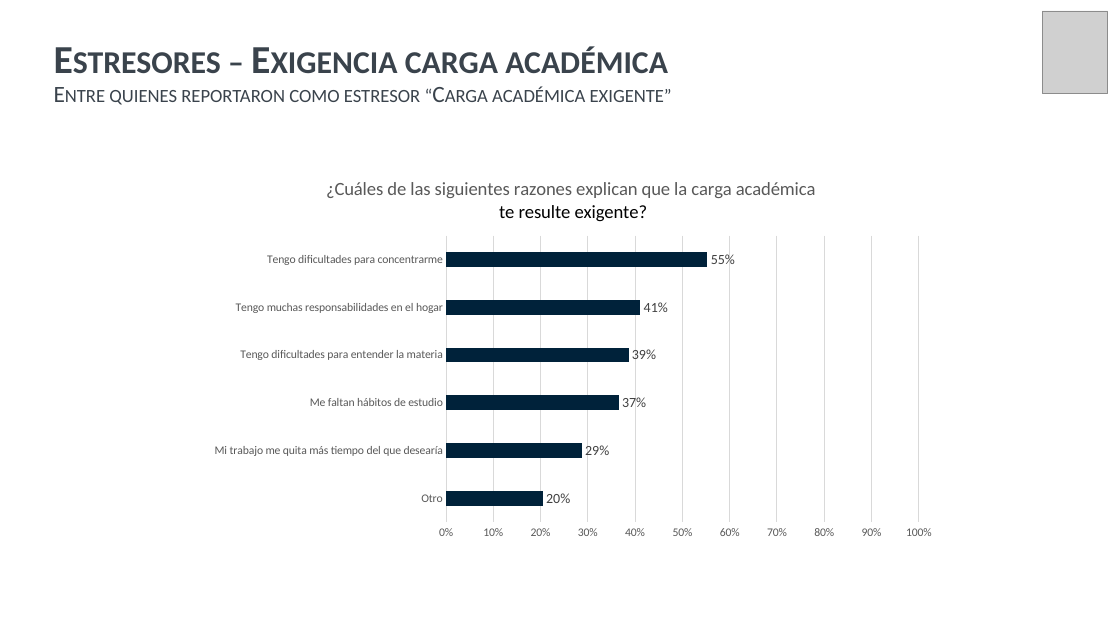
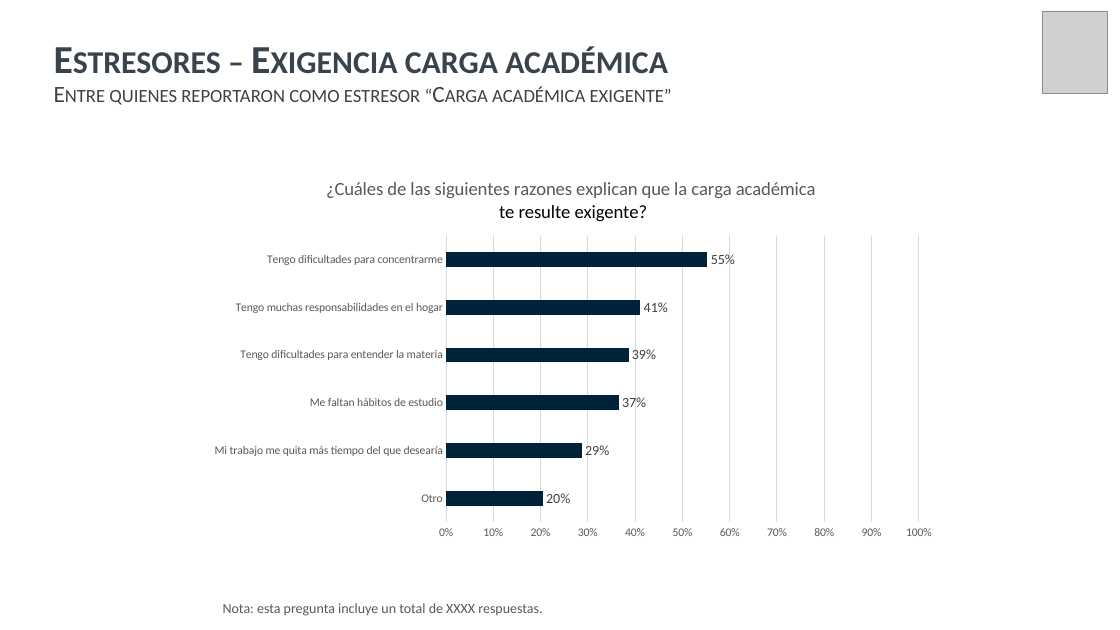
Before and after one commit to SebaValenzuela/RBDUOC2025, a slide deck: slide 18 of reports/templates/template-prueba.pptx. Drawn at 1120x630 pixels with LibreOffice and Linux fonts; fonts in the diff are those of the drawing; grey boxes stand for pictures; background and template pictures are left out. Boxes give left, top, right and bottom in pixels: in the first picture for what was removed or moved away, otherwise in the second. Text is boxed around its words. In the diff, an @@ line names an element or a change of style, - is before the commit and + after.

```diff
--- a/reports/templates/template-prueba.pptx
+++ b/reports/templates/template-prueba.pptx
@@ text added at [223, 603, 542, 616], 12 pt, text #595959 @@
+Nota: esta pregunta incluye un total de XXXX respuestas.
```
Also in this commit, not shown: 13 other slides changed, 12 other files.
